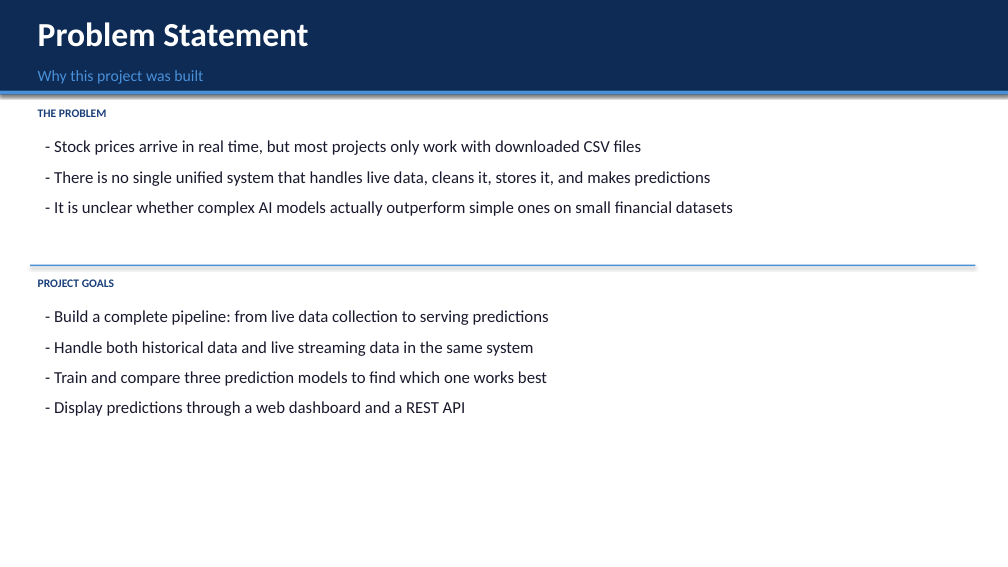
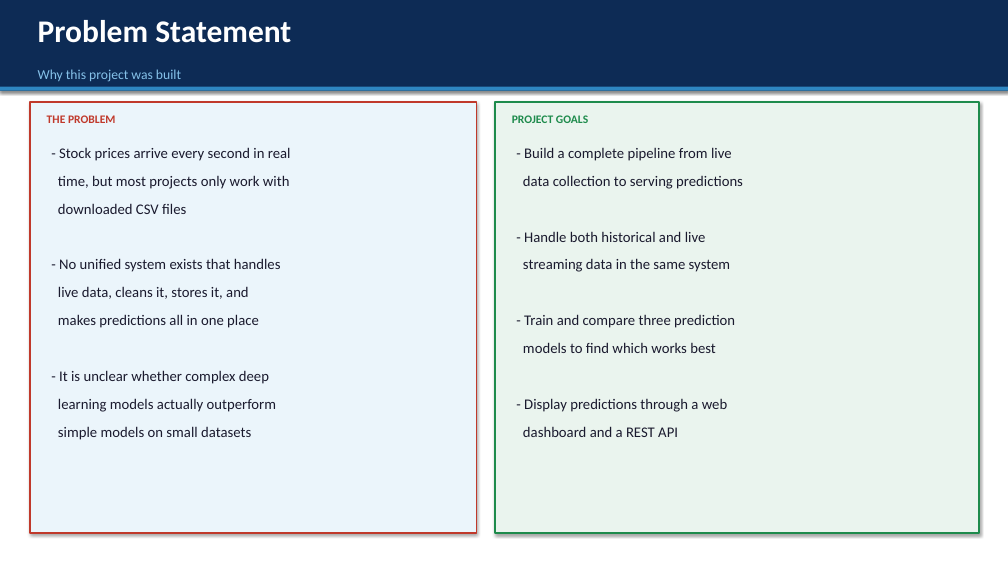
Before and after one commit to DUKPagnarith/Data_engineering_stock, a slide deck: slide 2 of Stock_Pipeline_Presentation.pptx. Drawn at 1008x567 pixels with LibreOffice and Linux fonts; fonts in the diff are those of the drawing. Boxes give left, top, right and bottom in pixels: in the first picture for what was removed or moved away, otherwise in the second. Text is boxed around its words. In the diff, an @@ line names an element or a change of style, - is before the commit and + after.

```diff
--- a/Stock_Pipeline_Presentation.pptx
+++ b/Stock_Pipeline_Presentation.pptx
@@ rectangle: place and size @@
-rectangle at bbox=[0, 0, 1008, 95]
+rectangle at bbox=[0, 0, 1008, 91]
@@ text "Problem Statement" at bbox=[38, 20, 291, 43]: size 32 to 30 pt @@
@@ rectangle: place and size @@
-rectangle at bbox=[0, 91, 1008, 95]
+rectangle at bbox=[0, 87, 1008, 91]
@@ rectangle at bbox=[0, 87, 1008, 91]: fill #4A90D9 to #2E86C1 @@
@@ text "Why this project was built" at bbox=[38, 69, 181, 82]: size 15 to 13 pt, text colour #4A90D9 to #85C1E9 @@
@@ rectangle added at bbox=[30, 102, 476, 533], fill #EBF5FB, outline #C0392B 1.5 pt @@
@@ text "THE PROBLEM": place and size @@
-text "THE PROBLEM" at bbox=[38, 109, 107, 117]
+text "THE PROBLEM" at bbox=[47, 115, 116, 123]
@@ text "THE PROBLEM" at bbox=[47, 115, 116, 123]: text colour #1A3F7A to #C0392B @@
@@ rectangle added at bbox=[495, 102, 979, 533], fill #EAF4EE, outline #1E8B4C 1.5 pt @@
@@ text "PROJECT GOALS": place and size @@
-text "PROJECT GOALS" at bbox=[38, 279, 114, 287]
+text "PROJECT GOALS" at bbox=[512, 115, 588, 123]
@@ text "PROJECT GOALS" at bbox=[512, 115, 588, 123]: text colour #1A3F7A to #1E8B4C @@
@@ text added at bbox=[59, 147, 291, 161], 14 pt, text #1A1A2E @@
+- Stock prices arrive every second in real
@@ text at bbox=[524, 147, 732, 161]: text changed; size 16 to 14 pt @@
-- Build a complete pipeline: from live data collection to serving predictions
+- Build a complete pipeline from live
@@ text removed at bbox=[54, 171, 710, 186] @@
-- There is no single unified system that handles live data, cleans it, stores it, and makes predictions
@@ text at bbox=[58, 175, 290, 189]: text changed; size 16 to 14 pt @@
-- Stock prices arrive in real time, but most projects only work with downloaded CSV files
+time, but most projects only work with
@@ text added at bbox=[523, 175, 743, 189], 14 pt, text #1A1A2E @@
+data collection to serving predictions
@@ text removed at bbox=[54, 201, 733, 216] @@
-- It is unclear whether complex AI models actually outperform simple ones on small financial datasets
@@ text added at bbox=[58, 203, 186, 214], 14 pt, text #1A1A2E @@
+downloaded CSV files
@@ text added at bbox=[524, 231, 706, 242], 14 pt, text #1A1A2E @@
+- Handle both historical and live
@@ rectangle removed at bbox=[30, 265, 975, 266] @@
@@ text added at bbox=[59, 258, 281, 272], 14 pt, text #1A1A2E @@
+- No unified system exists that handles
@@ text added at bbox=[523, 258, 731, 272], 14 pt, text #1A1A2E @@
+streaming data in the same system
@@ text at bbox=[58, 286, 249, 299]: text changed; size 16 to 14 pt @@
-- Handle both historical data and live streaming data in the same system
+live data, cleans it, stores it, and
@@ text added at bbox=[58, 314, 259, 328], 14 pt, text #1A1A2E @@
+makes predictions all in one place
@@ text added at bbox=[524, 314, 735, 328], 14 pt, text #1A1A2E @@
+- Train and compare three prediction
@@ text at bbox=[523, 342, 716, 353]: text changed; size 16 to 14 pt @@
-- Train and compare three prediction models to find which one works best
+models to find which works best
@@ text added at bbox=[59, 370, 269, 384], 14 pt, text #1A1A2E @@
+- It is unclear whether complex deep
@@ text added at bbox=[58, 398, 276, 412], 14 pt, text #1A1A2E @@
+learning models actually outperform
@@ text at bbox=[524, 398, 727, 412]: text changed; size 16 to 14 pt @@
-- Display predictions through a web dashboard and a REST API
+- Display predictions through a web
@@ text added at bbox=[58, 426, 251, 440], 14 pt, text #1A1A2E @@
+simple models on small datasets
@@ text added at bbox=[523, 426, 678, 437], 14 pt, text #1A1A2E @@
+dashboard and a REST API
```
Also in this commit, not shown: 9 other slides changed, 1 other file.
